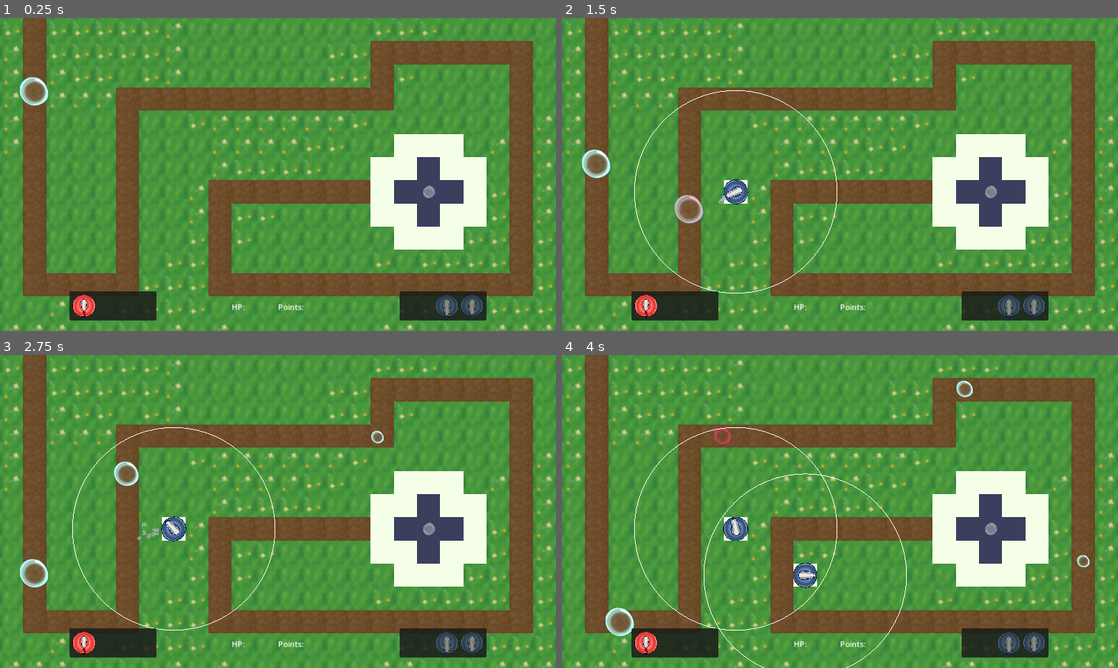
Above: before the commit, frames 1-4 (two rows, left to right).
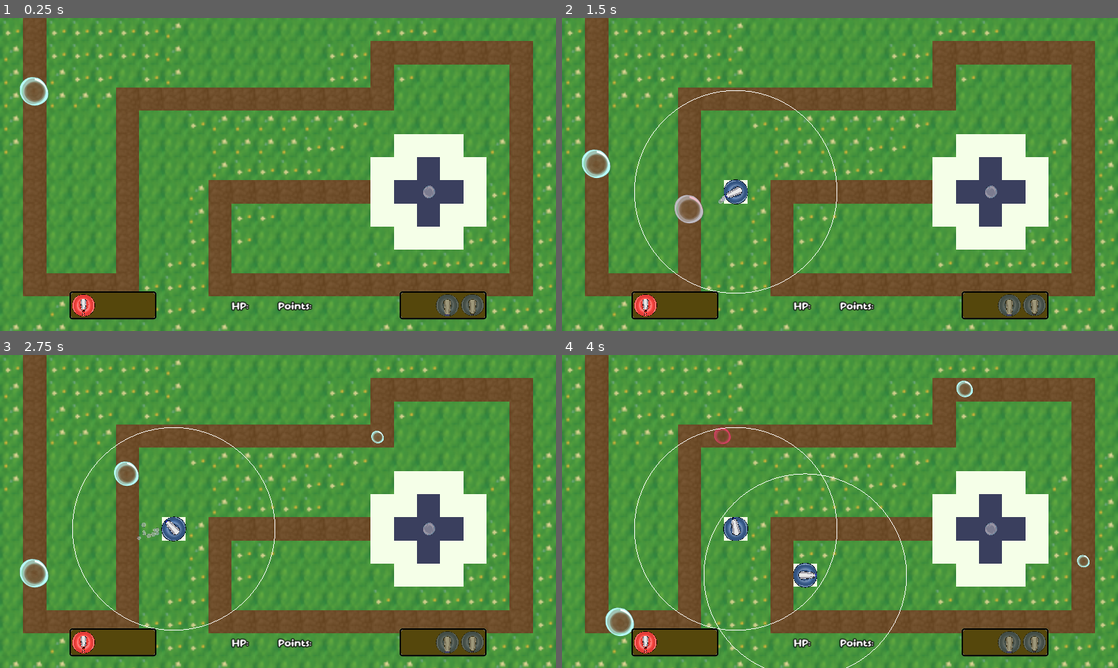
Above: after the commit, the same moments.

Repository: JustPause/GameJam2025
Game: Godot game, scene res://Scene/Green Lands.tscn
Same seed, same stepped clock (60 frames per second), same inputs: the game is played once before the commit and once after it. Sound files missing from this copy of the repository are replaced by a short silence.
Inputs (mouse positions are in pixels of both pictures, inside the frame that each line leads up to):
- Up to frame 1 (0.25 s): no input
- Up to frame 2 (1.5 s): move the mouse to (962, 158) at 0.52 s; click (962, 158) at 0.67 s; move the mouse to (728, 190) at 1.27 s; click (728, 190) at 1.42 s
- Up to frame 3 (2.75 s): move the mouse to (333, 442) at 2.02 s; click (333, 442) at 2.17 s
- Up to frame 4 (4 s): move the mouse to (812, 574) at 2.77 s; click (812, 574) at 2.92 s; move the mouse to (1006, 558) at 3.52 s; click (1006, 558) at 3.67 s

The runs differ from the first frame. In frame 1, 2.8% of the frame differs, in the area x 12-88%, y 87-97%; in frame 2, 2.8%; in frame 3, 2.8%; in frame 4, 2.8%.

Commit message:
Main Game UI
+ Ability bars UI has been visually changed to fit the General UI Theme of the Game.

Diff:
--- /dev/null
+++ b/Scene/Main_UI_Theme.tres
@@ -0,0 +1,49 @@
+[gd_resource type="Theme" load_steps=7 format=3 uid="uid://dc8v1jdfcnk7s"]
+
+[ext_resource type="FontFile" uid="uid://b5tm1jtcd4e44" path="res://Scene/Comic Kids.ttf" id="1_uyx7k"]
+
+[sub_resource type="SystemFont" id="SystemFont_cgs0e"]
+
+[sub_resource type="StyleBoxFlat" id="StyleBoxFlat_o7rpf"]
+bg_color = Color(0.47451, 0.47451, 0.47451, 1)
+border_width_left = 1
+border_width_top = 2
+border_color = Color(0.593134, 0.593134, 0.593133, 1)
+shadow_color = Color(0, 0, 0, 1)
+shadow_size = 1
+
+[sub_resource type="StyleBoxFlat" id="StyleBoxFlat_vbjjp"]
+bg_color = Color(0.331428, 0.27844, 0.0481166, 1)
+corner_radius_top_left = 5
+corner_radius_top_right = 5
+corner_radius_bottom_right = 5
+corner_radius_bottom_left = 5
+
+[sub_resource type="StyleBoxFlat" id="StyleBoxFlat_t2i7s"]
+bg_color = Color(0.473976, 0.473976, 0.473976, 1)
+
+[sub_resource type="StyleBoxFlat" id="StyleBoxFlat_dj7wp"]
+border_width_left = 3
+border_width_top = 3
+border_width_right = 3
+border_width_bottom = 3
+border_color = Color(0, 0, 0, 1)
+corner_radius_top_left = 5
+corner_radius_top_right = 5
+corner_radius_bottom_right = 5
+corner_radius_bottom_left = 5
+shadow_color = Color(0.410463, 0.596937, 0.341061, 0.6)
+shadow_size = 1
+
+[resource]
+default_font = ExtResource("1_uyx7k")
+default_font_size = 24
+Button/colors/font_color = Color(1, 1, 1, 1)
+Button/constants/outline_size = 7
+Button/font_sizes/font_size = 18
+Button/fonts/font = SubResource("SystemFont_cgs0e")
+Button/styles/normal = SubResource("StyleBoxFlat_o7rpf")
+ItemList/styles/panel = SubResource("StyleBoxFlat_vbjjp")
+Label/constants/outline_size = 7
+Panel/styles/panel = SubResource("StyleBoxFlat_t2i7s")
+PanelContainer/styles/panel = SubResource("StyleBoxFlat_dj7wp")
--- a/Scene/UI.tscn
+++ b/Scene/UI.tscn
@@ -1,5 +1,6 @@
-[gd_scene load_steps=4 format=3 uid="uid://blcs3y81ln4l0"]
+[gd_scene load_steps=5 format=3 uid="uid://dkk5x4jq0j1mv"]
 
+[ext_resource type="Theme" path="res://Scene/Main_UI_Theme.tres" id="1_u86m6"]
 [ext_resource type="Texture2D" uid="uid://c33r70jus7jlc" path="res://entities/turret/fire_turret/fire_turret.png" id="1_up7yp"]
 [ext_resource type="Texture2D" uid="uid://ctirmm5hmodnk" path="res://entities/turret/small_turret/bubble_turret_small.png" id="2_oheqh"]
 [ext_resource type="Texture2D" uid="uid://ytxltjf3hpru" path="res://entities/turret/medium_turret/bubble_turret_big.png" id="3_yxrwp"]
@@ -16,6 +17,7 @@
 grow_vertical = 2
 size_flags_horizontal = 4
 size_flags_vertical = 4
+theme = ExtResource("1_u86m6")
 
 [node name="HBoxContainer" type="HBoxContainer" parent="."]
 custom_minimum_size = Vector2(100, 56)
@@ -32,6 +34,7 @@
 offset_bottom = -17.0
 grow_horizontal = 2
 grow_vertical = 0
+theme = ExtResource("1_u86m6")
 
 [node name="MarginContainer2" type="MarginContainer" parent="HBoxContainer"]
 layout_mode = 2
Binary file added: Scene/Comic Kids.ttf
Not shown, added: Scene/Comic Kids.ttf.import
Not shown: 1 places in Scene/Green Lands.tscn that only renumber resources
